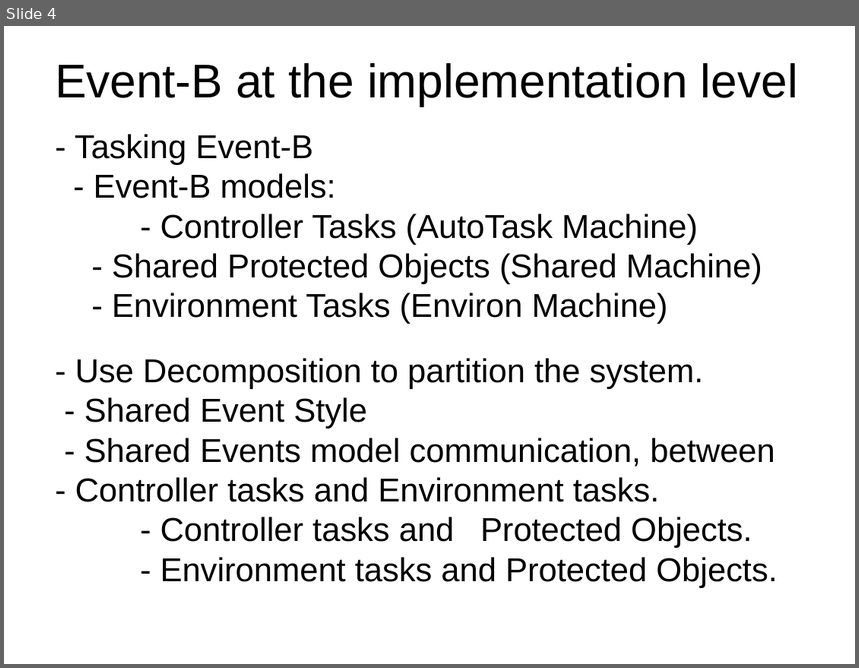
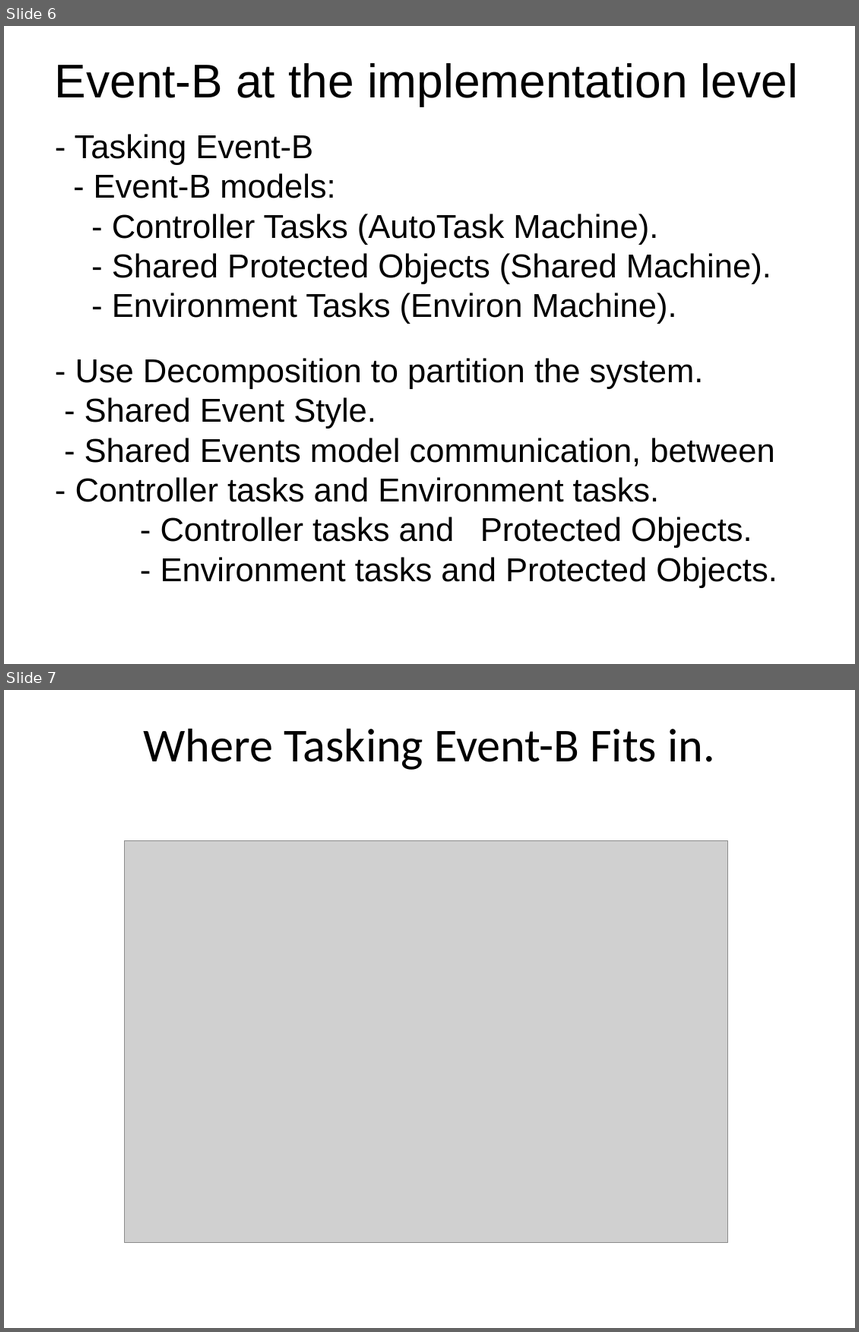
Before and after one commit to weetmuts/rodin-b-sharp-iUML_B_Utils, a slide deck: work/store/comp3011/AndysCourseMaterials/Mar2014/ProgrammingForSCSSession2.pptx. Shown one above the other, each under a label of ours: slide 4 before the commit, slides 6 and 7 after it. The pictures are 859x668 and 859x1332 pixels, drawn with LibreOffice and Linux fonts; fonts in the diff are those of the drawing; grey boxes stand for pictures; background and template pictures are left out. Boxes give left, top, right and bottom in pixels: in the first picture for what was removed or moved away, otherwise in the second. Text is boxed around its words. In the diff, an @@ line names an element or a change of style, - is before the commit and + after.

Commit message:
tele-commit auto push

```diff
--- a/work/store/comp3011/AndysCourseMaterials/Mar2014/ProgrammingForSCSSession2.pptx
+++ b/work/store/comp3011/AndysCourseMaterials/Mar2014/ProgrammingForSCSSession2.pptx
@@ slide 7 added at [4,690,855,1328], background picture (left out) @@
@@ text added at [144,728,715,770], 40 pt, text #000000 @@
+Where Tasking Event-B Fits in.
@@ picture added at [125,840,728,1243] @@
@@ what was slide 4 is now slide 6 @@
@@ slide 6 changed as well @@
@@ text at [112,214,772,324]: text changed @@
-- Controller Tasks (AutoTask Machine)
-- Shared Protected Objects (Shared Machine)
-- Environment Tasks (Environ Machine)
+- Controller Tasks (AutoTask Machine).
+- Shared Protected Objects (Shared Machine).
+- Environment Tasks (Environ Machine).
@@ text at [85,398,376,429]: text changed @@
-- Shared Event Style
+- Shared Event Style.
```
Also in this commit, not shown: 21 other slides changed, 2 other slides added, 3 slides removed, 5 other files.
